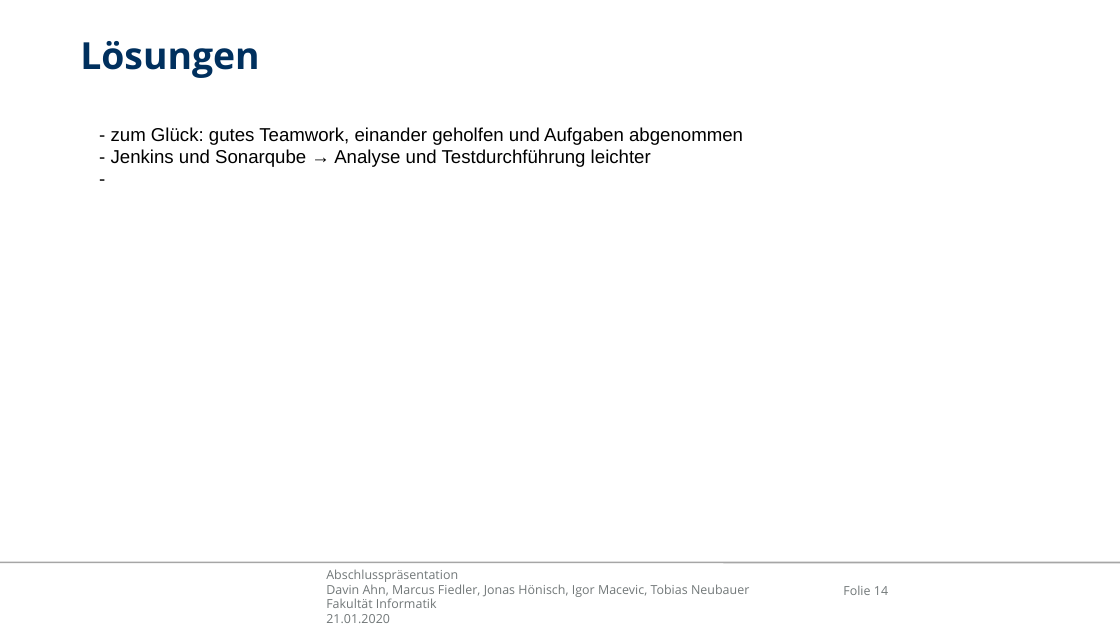
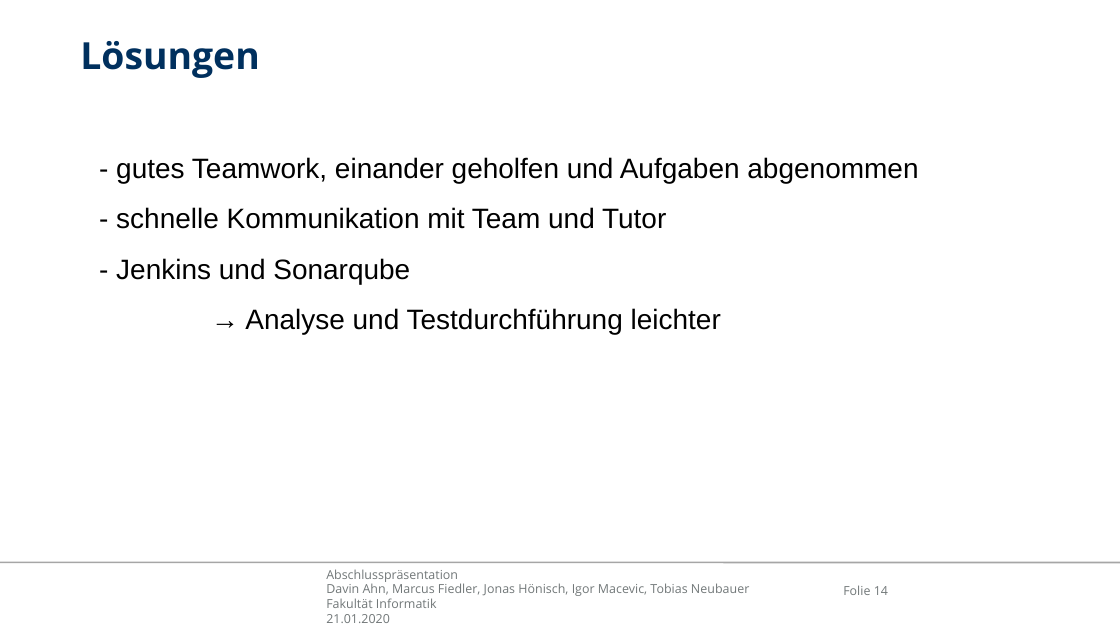
Before and after one commit to ahndavin/Web_Entwicklung_Uni, a slide deck: slide 14 of src/main/asciidoc/Abschlusspraesentation.pptx. Drawn at 1120x630 pixels with LibreOffice and Linux fonts; fonts in the diff are those of the drawing; background and template pictures are left out. Boxes give left, top, right and bottom in pixels: in the first picture for what was removed or moved away, otherwise in the second. Text is boxed around its words. In the diff, an @@ line names an element or a change of style, - is before the commit and + after.

```diff
--- a/src/main/asciidoc/Abschlusspraesentation.pptx
+++ b/src/main/asciidoc/Abschlusspraesentation.pptx
@@ text at [116,157,918,334]: text changed; size 12 to 18 pt @@
-- zum Glück: gutes Teamwork, einander geholfen und Aufgaben abgenommen
-- Jenkins und Sonarqube → Analyse und Testdurchführung leichter
--
+- gutes Teamwork, einander geholfen und Aufgaben abgenommen
+- schnelle Kommunikation mit Team und Tutor
+- Jenkins und Sonarqube
+→ Analyse und Testdurchführung leichter
```
Also in this commit, not shown: 5 other slides changed.
